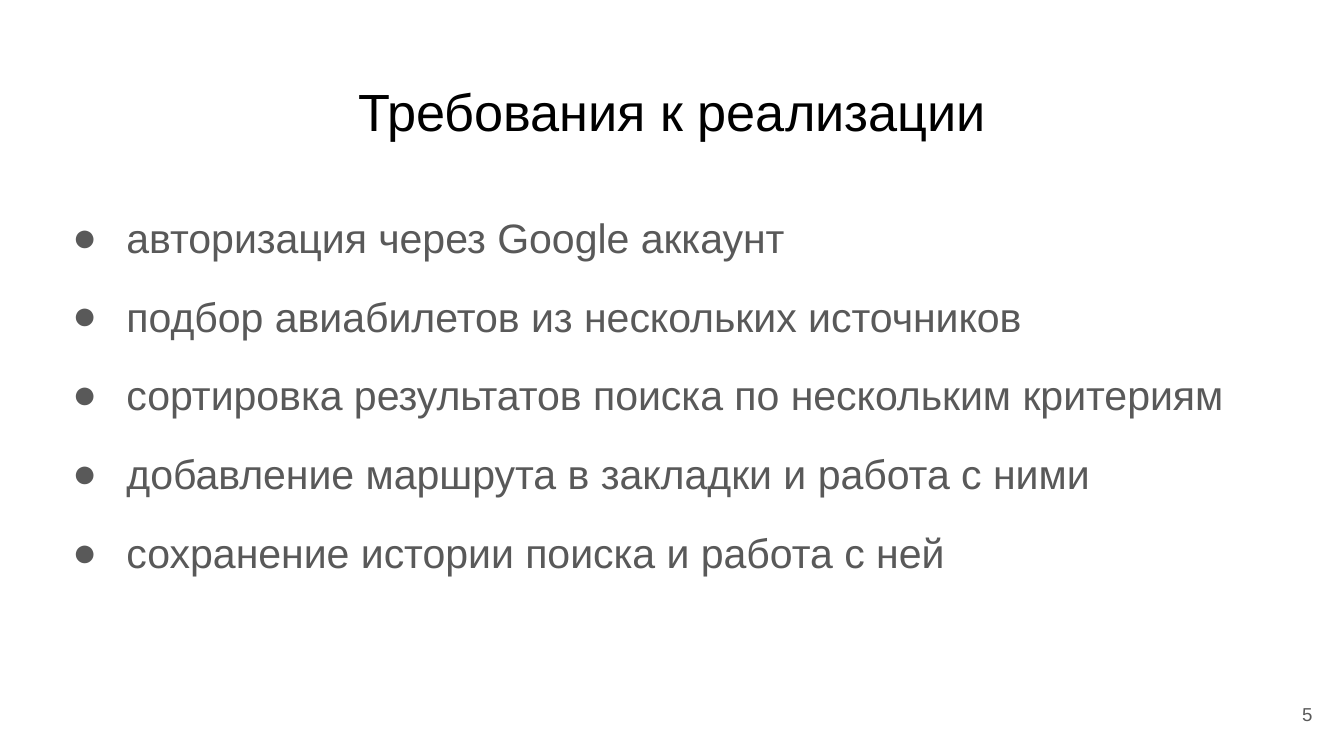
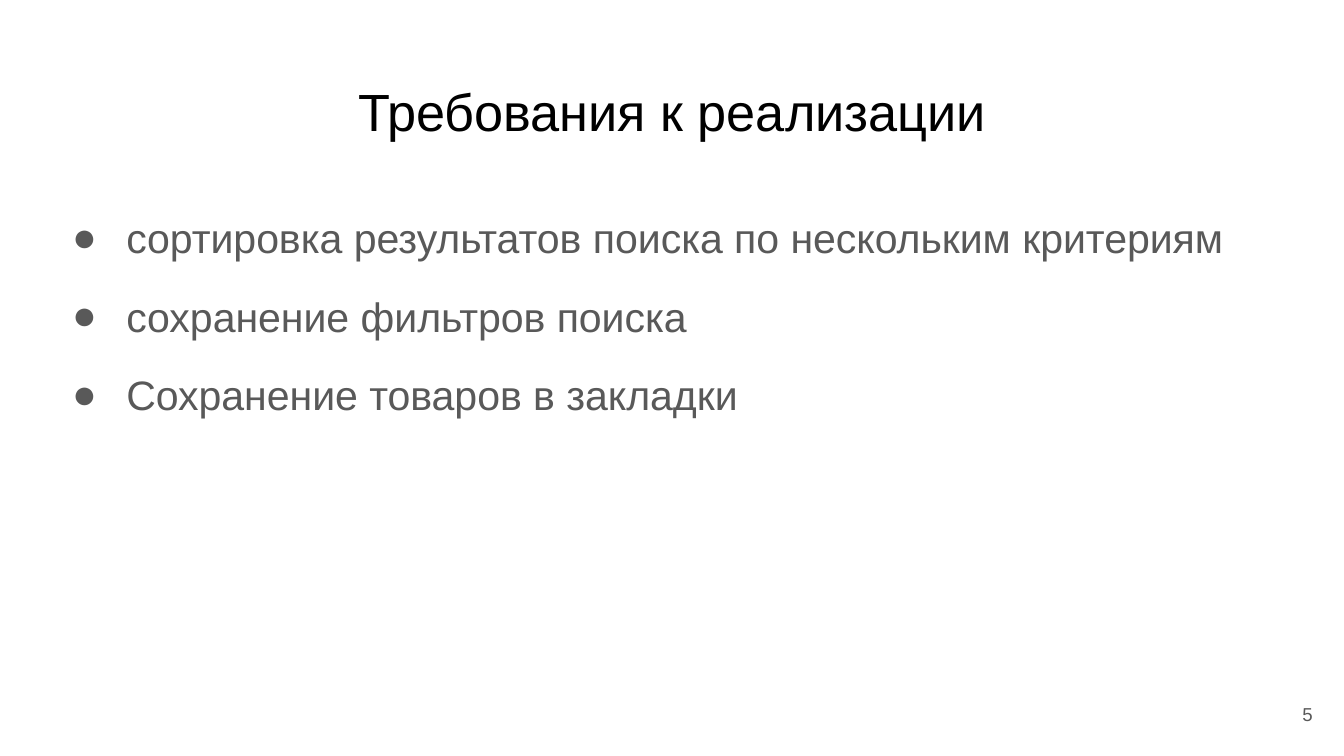
Before and after one commit to ussur/s-mart, a slide deck: slide 5 of s-smart.pptx. Drawn at 1344x756 pixels with LibreOffice and Linux fonts; fonts in the diff are those of the drawing. Boxes give left, top, right and bottom in pixels: in the first picture for what was removed or moved away, otherwise in the second. Text is boxed around its words. In the diff, an @@ line names an element or a change of style, - is before the commit and + after.

```diff
--- a/s-smart.pptx
+++ b/s-smart.pptx
@@ text at [126,223,1021,340]: paragraphs removed @@
-● авторизация через Google аккаунт
-● подбор авиабилетов из нескольких источников
@@ text at [126,302,737,419]: text changed @@
-● добавление маршрута в закладки и работа с ними
-● сохранение истории поиска и работа с ней
+● сохранение фильтров поиска
+● Сохранение товаров в закладки
```
Also in this commit, not shown: 3 other slides changed, 4 slides removed, 2 other files.
